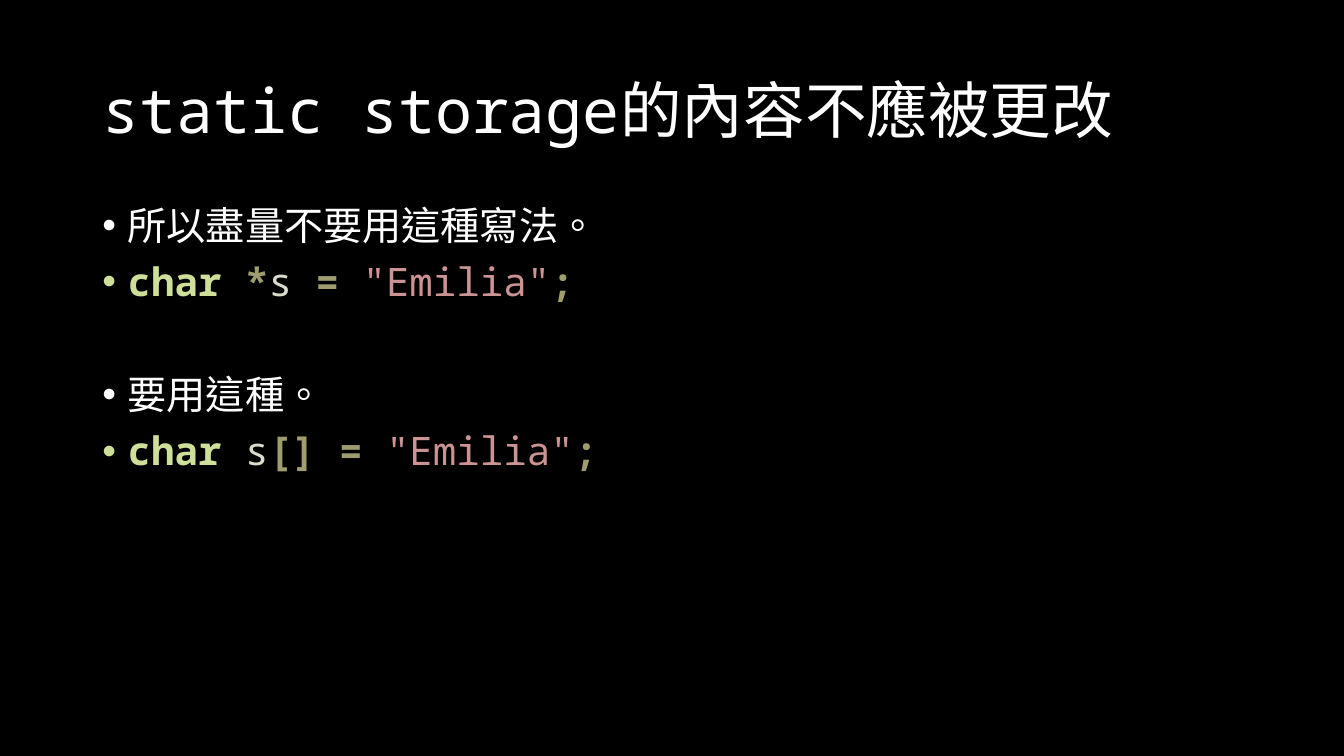
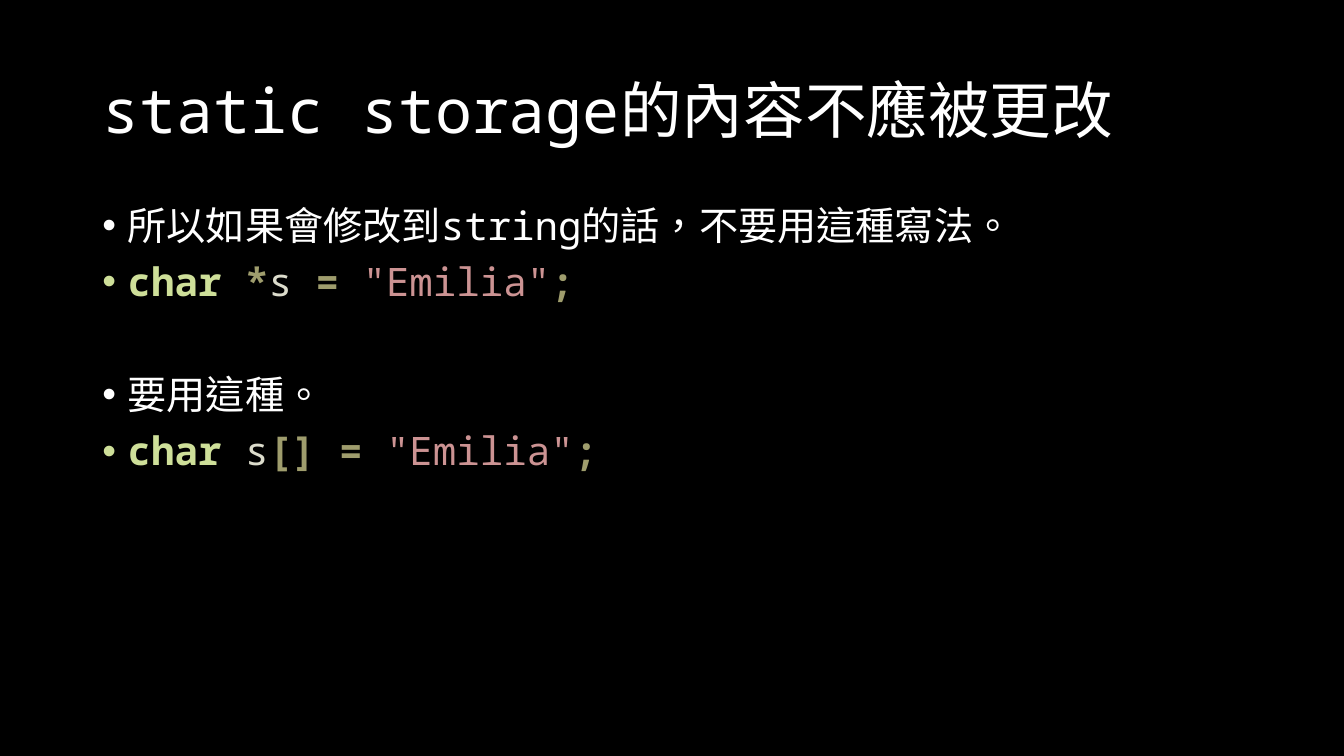
Before and after one commit to OEmiliatanO/those_c_prog_didnt_teach, a slide deck: slide 94 of Ch2/Ch2-pointer & array.pptx (slide 77 before the commit). Drawn at 1344x756 pixels with LibreOffice and Linux fonts; fonts in the diff are those of the drawing. Boxes give left, top, right and bottom in pixels: in the first picture for what was removed or moved away, otherwise in the second. Text is boxed around its words. In the diff, an @@ line names an element or a change of style, - is before the commit and + after.

```diff
--- a/Ch2/Ch2-pointer & array.pptx
+++ b/Ch2/Ch2-pointer & array.pptx
@@ text at [128, 206, 1013, 250]: text changed @@
-• 所以盡量不要用這種寫法。
+• 所以如果會修改到string的話，不要用這種寫法。
```
Also in this commit, not shown: 5 other slides changed, 18 slides added.
